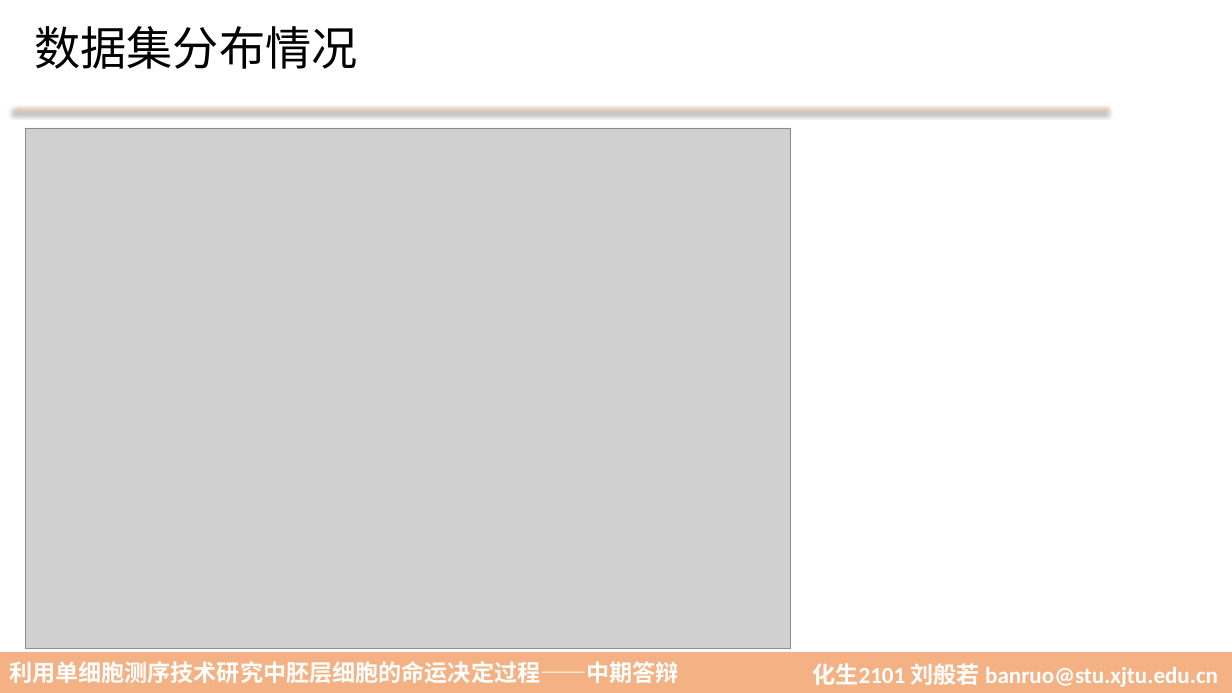
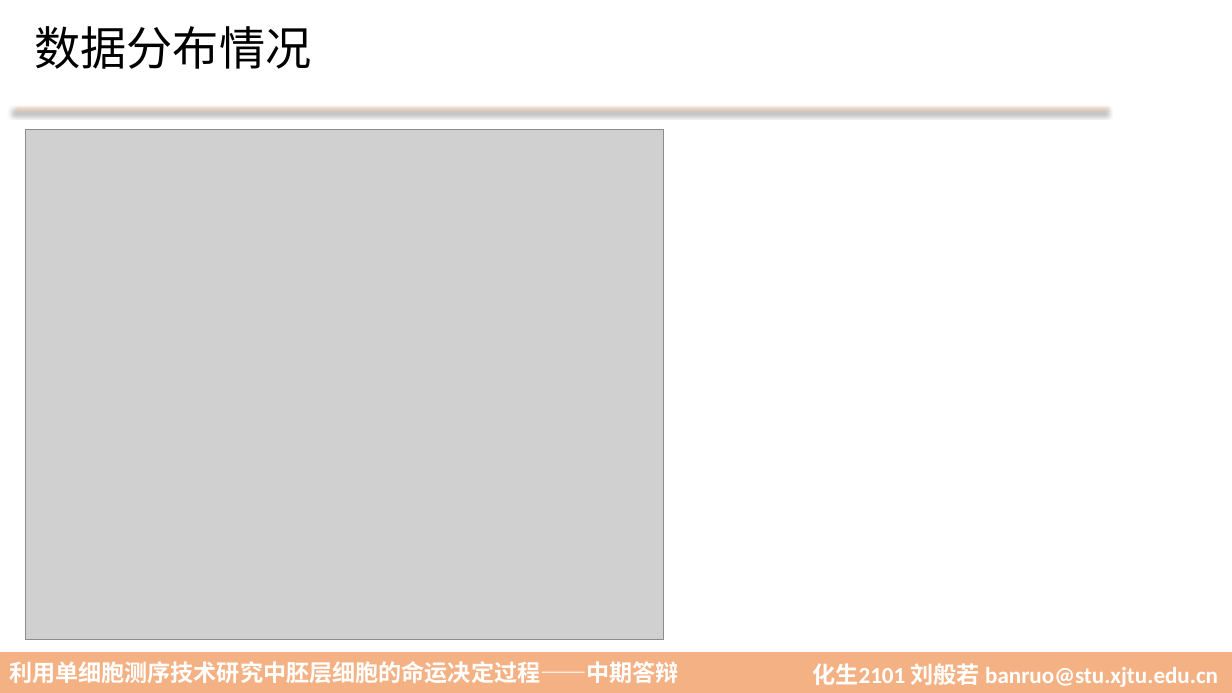
Before and after one commit to herminyliu/sc-fyp, a slide deck: slide 4 of 中期答辩-刘般若.pptx (slide 3 before the commit). Drawn at 1232x693 pixels with LibreOffice and Linux fonts; fonts in the diff are those of the drawing; grey boxes stand for pictures; background and template pictures are left out. Boxes give left, top, right and bottom in pixels: in the first picture for what was removed or moved away, otherwise in the second. Text is boxed around its words. In the diff, an @@ line names an element or a change of style, - is before the commit and + after.

```diff
--- a/中期答辩-刘般若.pptx
+++ b/中期答辩-刘般若.pptx
@@ text at box(34, 26, 311, 69): text changed @@
-数据集分布情况
+数据分布情况
@@ picture: place and size @@
-picture at box(25, 128, 790, 650)
+picture at box(25, 129, 664, 640)
```
Also in this commit, not shown: 4 other slides changed, 8 slides added, 16 other files.
